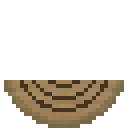
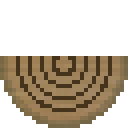
Layer changes from the first (128, 128) image to the second:
painted on "Layer 2" over (x1=0, y1=56, x2=128, y2=80)
